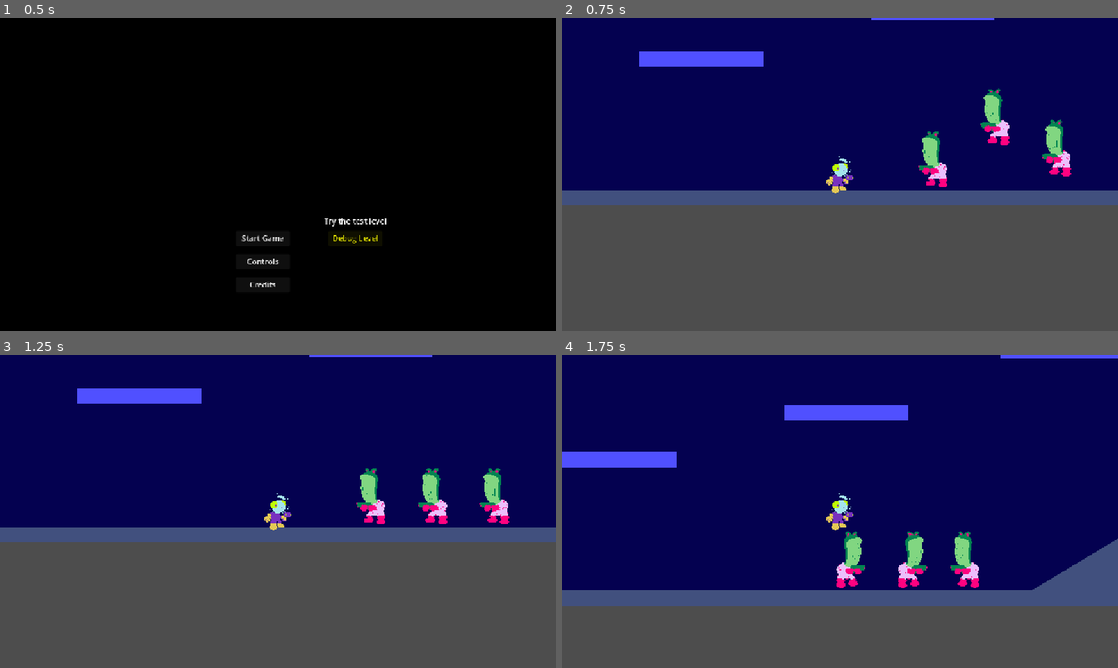
Above: before the commit, frames 1-4 (two rows, left to right).
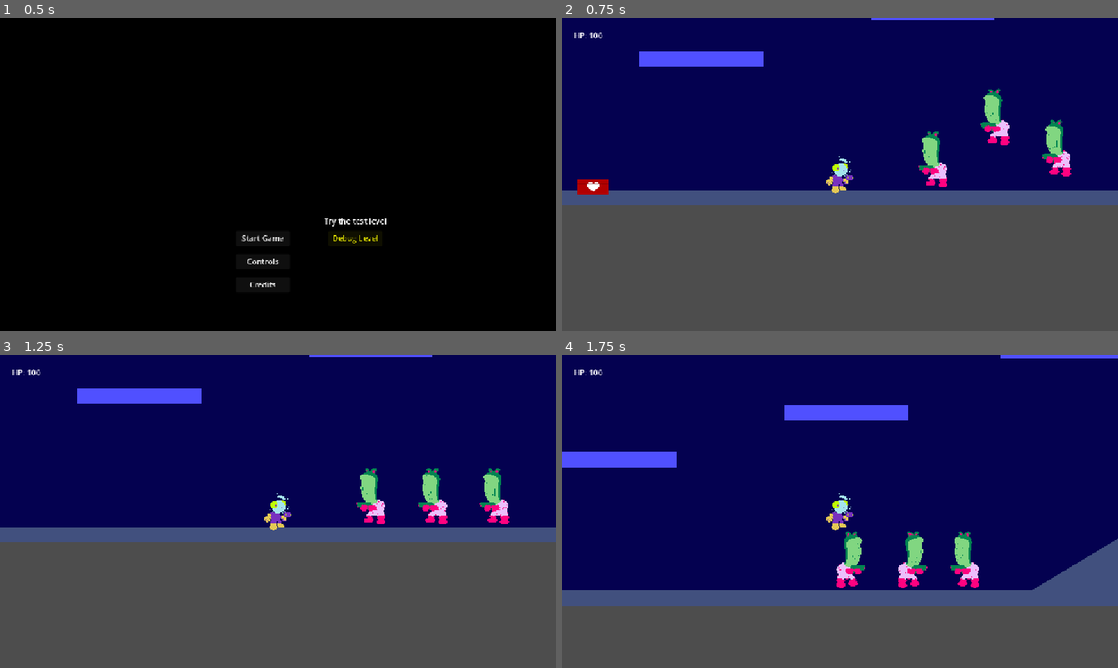
Above: after the commit, the same moments.

Repository: kv-mod3/FightClub-SpacePirates
Game: Godot game, scene res://levels/title_menu.tscn
The game is run twice, just before and just after one commit, with the same random seed, the same clock (stepped at 60 frames per second) and the same inputs.
Inputs:
- Up to frame 1 (0.5 s): no input
- Up to frame 2 (0.75 s): click "Debug Level" at 0.5 s
- Up to frame 3 (1.25 s): no input
- Up to frame 4 (1.75 s): tap Enter (shoot) at 1.25, 1.35 s; hold D (right) from 1.28 s (still down); tap Space (jump) at 1.52 s

Frame 1 is identical in both runs. In frame 2, 0.3% of the frame differs, in the area x 2-9%, y 4-57%; in frame 3, less than 0.1%; in frame 4, less than 0.1%.

Commit message:
player can take damage
* Hooked up global player health to player's take_damage() function.
* Added health item, affected by physics. Doesn't restore health yet.
* Added player health restore function (isn't linked up yet)
* Began enemy shoot state.

Diff:
--- a/project-space-pirates/entities/enemies/PirateEnemy/pirate_bullet.gd
+++ b/project-space-pirates/entities/enemies/PirateEnemy/pirate_bullet.gd
@@ -10,7 +10,8 @@
 
 
 func _physics_process(delta: float) -> void:
-	position += transform.x * SPEED * delta
+	# By default, move left.
+	position -= transform.x * SPEED * delta
 
 
 # Deletes the bullet a few seconds after it exits the screen.
--- a/project-space-pirates/entities/enemies/PirateEnemy/pirate_enemy.gd
+++ b/project-space-pirates/entities/enemies/PirateEnemy/pirate_enemy.gd
@@ -17,8 +17,6 @@
 var shuffling_states: Array = [State.IDLE, State.ROAM]
 var direction: Vector2
 var instinct_rising: bool = false
-
-var dealing_damage: bool = false
 var taking_damage: bool = false
 
 
@@ -42,6 +40,8 @@
 				current_state = State.ROAM
 				if instinct_rising == true:
 					instinct_rising = false
+			State.SHOOT:
+				pass
 	move_and_slide()
 
 
@@ -77,6 +77,10 @@
 	current_state = State.JUMP
 
 
+func shoot() -> void:
+	pass
+
+
 func take_damage(damage) -> void:
 	if taking_damage == false: # Prevents the enemy from taking too many instances of damage while the code runs.
 		taking_damage = true
--- a/project-space-pirates/entities/enemies/PirateEnemy/pirate_enemy.tscn
+++ b/project-space-pirates/entities/enemies/PirateEnemy/pirate_enemy.tscn
@@ -9,6 +9,9 @@
 
 [sub_resource type="RectangleShape2D" id="RectangleShape2D_4dykm"]
 size = Vector2(32, 64)
+
+[sub_resource type="CircleShape2D" id="CircleShape2D_5t8oi"]
+radius = 200.0
 
 [node name="PirateEnemy" type="CharacterBody2D" groups=["enemies"]]
 collision_layer = 2
@@ -21,11 +24,22 @@
 
 [node name="CollisionShape2D" type="CollisionShape2D" parent="."]
 shape = SubResource("RectangleShape2D_4dykm")
+debug_color = Color(1, 0, 0, 0.419608)
 
 [node name="DirectionTimer" type="Timer" parent="."]
 autostart = true
 
 [node name="JumpingTimer" type="Timer" parent="."]
 
+[node name="DetectionArea2D" type="Area2D" parent="."]
+collision_layer = 2
+collision_mask = 4
+
+[node name="CollisionShape2D" type="CollisionShape2D" parent="DetectionArea2D"]
+shape = SubResource("CircleShape2D_5t8oi")
+
+[node name="MuzzleMarker" type="Marker2D" parent="."]
+position = Vector2(-20, 8)
+
 [connection signal="timeout" from="DirectionTimer" to="." method="_on_direction_timer_timeout"]
 [connection signal="timeout" from="JumpingTimer" to="." method="_on_jumping_timer_timeout"]
--- a/project-space-pirates/entities/player/PlayerPlatformer/player_bullet.gd
+++ b/project-space-pirates/entities/player/PlayerPlatformer/player_bullet.gd
@@ -10,6 +10,7 @@
 
 
 func _physics_process(delta: float) -> void:
+	# By default, move right.
 	position += transform.x * SPEED * delta
 
 
--- a/project-space-pirates/entities/player/PlayerPlatformer/player_platformer.gd
+++ b/project-space-pirates/entities/player/PlayerPlatformer/player_platformer.gd
@@ -9,7 +9,11 @@
 
 
 func _ready() -> void:
-	pass
+	# Grabs the health in player_variables and replaces the placeholder in string (and formats it into an floored int).
+	$CanvasLayer/HealthLabel.text = "HP: %d" % PlayerVariables.health
+
+	# Alternative with same result:
+	# $CanvasLayer/HealthLabel.text = "HP: " + str(int(PlayerVariables.health))
 
 
 func _physics_process(delta: float) -> void:
@@ -39,12 +43,12 @@
 func face_player() -> void:
 	if velocity.x < 0:
 		$TestSprite2D.flip_h = true
-		$Muzzle.position = Vector2(-18, 2) # Face muzzle to the left.
-		$Muzzle.rotation_degrees = 180 # Sets the muzzle to a rotation of 180 degrees.
+		$MuzzleMarker.position = Vector2(-18, 2) # Face muzzle to the left.
+		$MuzzleMarker.rotation_degrees = 180 # Sets the muzzle to a rotation of 180 degrees.
 	if velocity.x > 0:
 		$TestSprite2D.flip_h = false
-		$Muzzle.position = Vector2(18, 2) # Face muzzle to the right (default).
-		$Muzzle.rotation_degrees = 0 # Sets the muzzle back to its original rotation.
+		$MuzzleMarker.position = Vector2(18, 2) # Face muzzle to the right (default).
+		$MuzzleMarker.rotation_degrees = 0 # Sets the muzzle back to its original rotation.
 
 
 func shoot() -> void:
@@ -52,4 +56,20 @@
 		$ShootCooldownTimer.start()
 		var b = bullet.instantiate()
 		owner.add_child(b) # Adds bullet to the root node of the scene the player is in, instead of to player themself.
-		b.transform = $Muzzle.global_transform
+		b.transform = $MuzzleMarker.global_transform
+
+
+func take_damage(damage) -> void:
+	# TODO: Add sound effects.
+	PlayerVariables.health -= damage
+	$CanvasLayer/HealthLabel.text = "HP: %d" % PlayerVariables.health
+	print("Player took %d damage!" % damage)
+	print("Current Player HP: ", PlayerVariables.health)
+
+
+func restore_health(health) -> void:
+	# TODO: Add sound effects.
+	PlayerVariables.health += health
+	$CanvasLayer/HealthLabel.text = "HP: %d" % PlayerVariables.health
+	print("Player HP restored by %d" % health)
+	print("Current Player HP: ", PlayerVariables.health)
--- a/project-space-pirates/entities/player/PlayerPlatformer/player_platformer.tscn
+++ b/project-space-pirates/entities/player/PlayerPlatformer/player_platformer.tscn
@@ -25,11 +25,20 @@
 [node name="Camera2D" type="Camera2D" parent="."]
 zoom = Vector2(2, 2)
 
-[node name="Muzzle" type="Marker2D" parent="."]
+[node name="MuzzleMarker" type="Marker2D" parent="."]
 position = Vector2(18, 2)
 
 [node name="ShootCooldownTimer" type="Timer" parent="."]
 wait_time = 0.2
 one_shot = true
 
+[node name="CanvasLayer" type="CanvasLayer" parent="."]
+
+[node name="HealthLabel" type="Label" parent="CanvasLayer"]
+offset_left = 24.0
+offset_top = 24.0
+offset_right = 64.0
+offset_bottom = 47.0
+text = "HP: 000"
+
 [connection signal="timeout" from="ShootCooldownTimer" to="." method="_on_shoot_cooldown_timer_timeout"]
--- a/project-space-pirates/levels/level_debug.tscn
+++ b/project-space-pirates/levels/level_debug.tscn
@@ -1,8 +1,9 @@
-[gd_scene load_steps=5 format=3 uid="uid://e1h2ictdyujb"]
+[gd_scene load_steps=6 format=3 uid="uid://e1h2ictdyujb"]
 
 [ext_resource type="PackedScene" uid="uid://c1vwxu07abuus" path="res://entities/player/PlayerPlatformer/player_platformer.tscn" id="1_75gwh"]
 [ext_resource type="Script" uid="uid://be8efiufn4g0p" path="res://levels/level_debug.gd" id="1_tlh8j"]
 [ext_resource type="PackedScene" uid="uid://dkc7n6xag5por" path="res://entities/enemies/PirateEnemy/pirate_enemy.tscn" id="2_03qpd"]
+[ext_resource type="PackedScene" uid="uid://dej7s7gmiss13" path="res://objects/health_item.tscn" id="4_ppha6"]
 [ext_resource type="PackedScene" uid="uid://bacqw7l3u02n6" path="res://objects/platform.tscn" id="4_u2tkn"]
 
 [node name="DebugRoom" type="Node2D"]
@@ -48,5 +49,10 @@
 [node name="PirateEnemy4" parent="Enemies" instance=ExtResource("2_03qpd")]
 position = Vector2(912, -104)
 
+[node name="Objects" type="Node" parent="."]
+
+[node name="HealthItem" parent="Objects" instance=ExtResource("4_ppha6")]
+position = Vector2(-256, 32)
+
 [node name="PlayerPlatformer" parent="." instance=ExtResource("1_75gwh")]
 position = Vector2(0, 24)
--- /dev/null
+++ b/project-space-pirates/objects/health_item.gd
@@ -0,0 +1,9 @@
+extends CharacterBody2D
+
+const HEALTH: float = 60
+
+func _physics_process(delta: float) -> void:
+	# Add the gravity.
+	if not is_on_floor():
+		velocity += get_gravity() * delta
+	move_and_slide()
--- /dev/null
+++ b/project-space-pirates/objects/health_item.tscn
@@ -0,0 +1,27 @@
+[gd_scene load_steps=3 format=3 uid="uid://dej7s7gmiss13"]
+
+[ext_resource type="Script" uid="uid://5c37xl6jpk3w" path="res://objects/health_item.gd" id="1_ssjt5"]
+
+[sub_resource type="RectangleShape2D" id="RectangleShape2D_nkiqf"]
+size = Vector2(32, 16)
+
+[node name="HealthItem" type="CharacterBody2D"]
+collision_layer = 16
+collision_mask = 4
+script = ExtResource("1_ssjt5")
+
+[node name="CollisionShape2D" type="CollisionShape2D" parent="."]
+shape = SubResource("RectangleShape2D_nkiqf")
+
+[node name="Polygon2D" type="Polygon2D" parent="."]
+color = Color(0.7, 0, 0, 1)
+polygon = PackedVector2Array(16, 8, 16, -8, -16, -8, -16, 8)
+
+[node name="Polygon2D" type="Polygon2D" parent="Polygon2D"]
+position = Vector2(2, -1)
+polygon = PackedVector2Array(-8, -2, -6, -4, -4, -4, -2, -2, 0, -4, 2, -4, 4, -2, 4, 1, 1, 4, -2, 6, -5, 4, -8, 1)
+
+[node name="Line2D" type="Line2D" parent="Polygon2D"]
+points = PackedVector2Array(-16, -3, 16, -3)
+width = 1.0
+default_color = Color(0.4, 0, 0, 0.521569)
--- a/project-space-pirates/project.godot
+++ b/project-space-pirates/project.godot
@@ -79,6 +79,7 @@
 2d_physics/layer_2="Enemies"
 2d_physics/layer_3="Player"
 2d_physics/layer_4="Bullets"
+2d_physics/layer_5="Pickups"
 
 [rendering]
 
Not shown: 1 places in project-space-pirates/entities/enemies/PirateEnemy/pirate_enemy.tscn that only renumber resources
Not shown, added: project-space-pirates/objects/health_item.gd.uid
